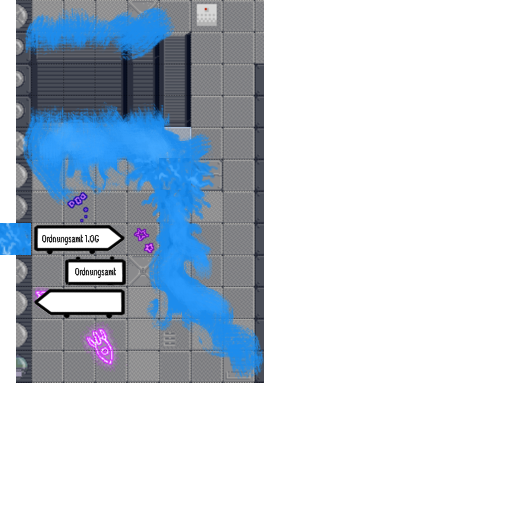
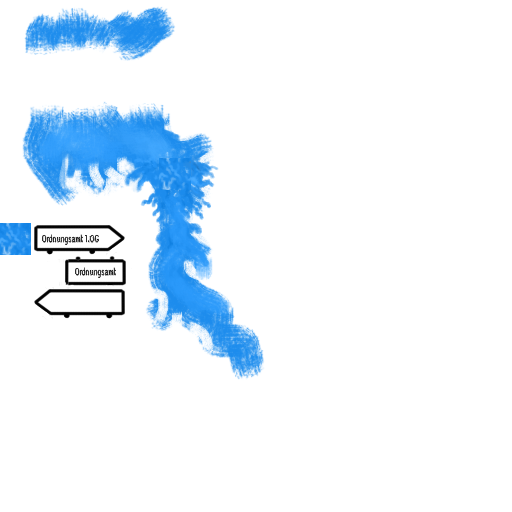
The second 512px x 512px image is a revision of the first. Changes to its layers:
painted on "Repeatable" over (x1=16, y1=192, x2=264, y2=383)
painted on "Malebene 1" over (x1=16, y1=0, x2=264, y2=383)
painted on "Schild" over (x1=16, y1=128, x2=168, y2=320)
hid "Malebene 1(eingefügt)", painted on it over (x1=16, y1=0, x2=264, y2=383)
